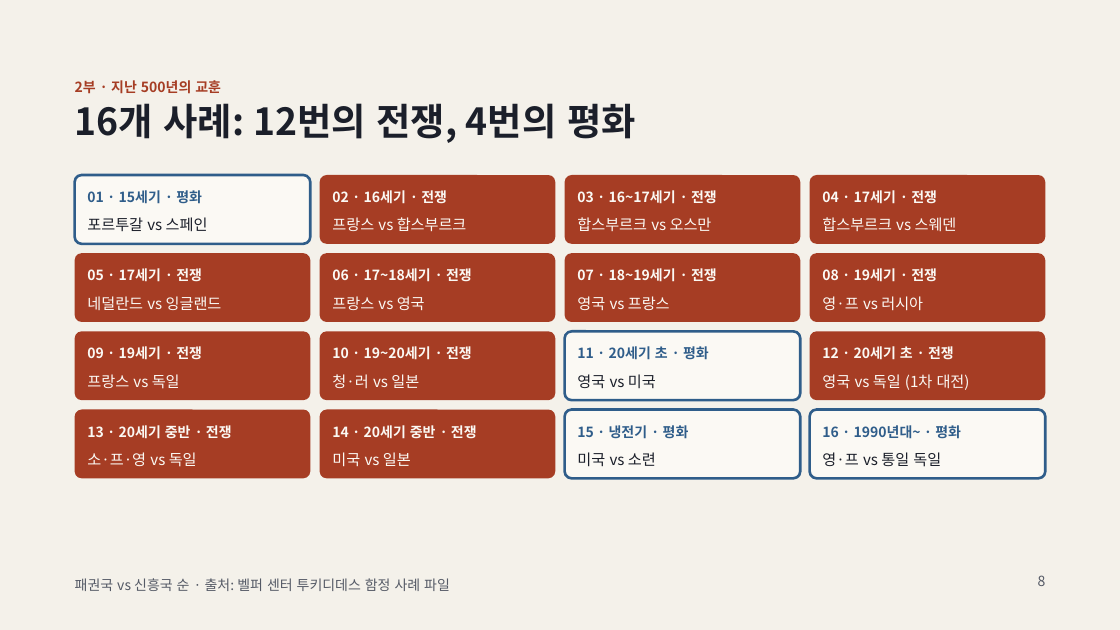
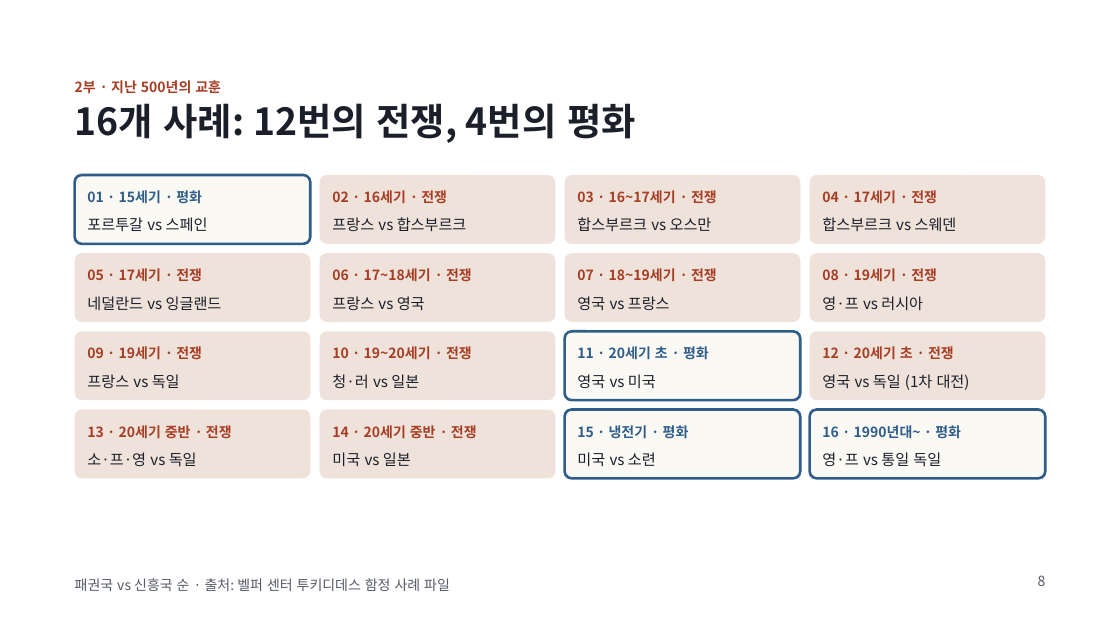
Before and after one commit to hpark1947/Politics, a slide deck: slide 8 of 발표자료/예정된 전쟁.pptx. Drawn at 1120x630 pixels with LibreOffice and Linux fonts; fonts in the diff are those of the drawing. Boxes give left, top, right and bottom in pixels: in the first picture for what was removed or moved away, otherwise in the second. Text is boxed around its words. In the diff, an @@ line names an element or a change of style, - is before the commit and + after.

```diff
--- a/발표자료/예정된 전쟁.pptx
+++ b/발표자료/예정된 전쟁.pptx
@@ background #F4F1EA to #FFFFFF @@
@@ fill #A63D24 to #EFE2DA in 12 elements at bbox=[320, 175, 556, 244], bbox=[565, 175, 801, 244], bbox=[810, 175, 1046, 244], bbox=[75, 253, 311, 322], bbox=[320, 253, 556, 322], bbox=[565, 253, 801, 322], bbox=[810, 253, 1046, 322], bbox=[75, 331, 311, 400], bbox=[320, 331, 556, 400], bbox=[810, 331, 1046, 400], bbox=[75, 410, 311, 479], bbox=[320, 410, 556, 479] @@
@@ text colour #FBF9F4 to #A63D24 in 12 elements at bbox=[332, 190, 447, 204], bbox=[577, 190, 717, 204], bbox=[822, 190, 937, 204], bbox=[87, 268, 202, 282], bbox=[332, 268, 472, 282], bbox=[577, 268, 717, 282], bbox=[822, 268, 937, 282], bbox=[87, 346, 202, 360], bbox=[332, 346, 472, 360], bbox=[822, 346, 954, 360], bbox=[87, 425, 232, 439], bbox=[332, 425, 477, 439] @@
@@ text colour #FBF9F4 to #1B1F2A in 12 elements at bbox=[332, 217, 467, 231], bbox=[577, 217, 712, 231], bbox=[822, 217, 957, 231], bbox=[87, 296, 222, 310], bbox=[332, 296, 425, 310], bbox=[577, 296, 670, 310], bbox=[822, 296, 923, 311], bbox=[87, 374, 180, 389], bbox=[332, 374, 419, 388], bbox=[822, 374, 970, 390], bbox=[87, 452, 197, 467], bbox=[332, 452, 411, 467] @@
```
Also in this commit, not shown: 19 other slides changed.
